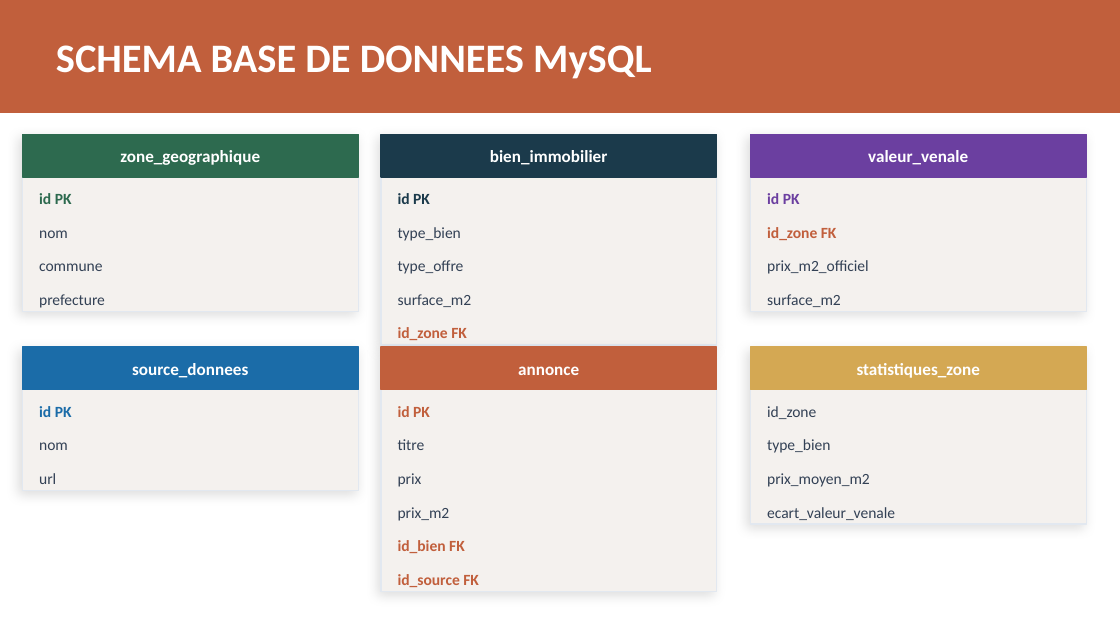
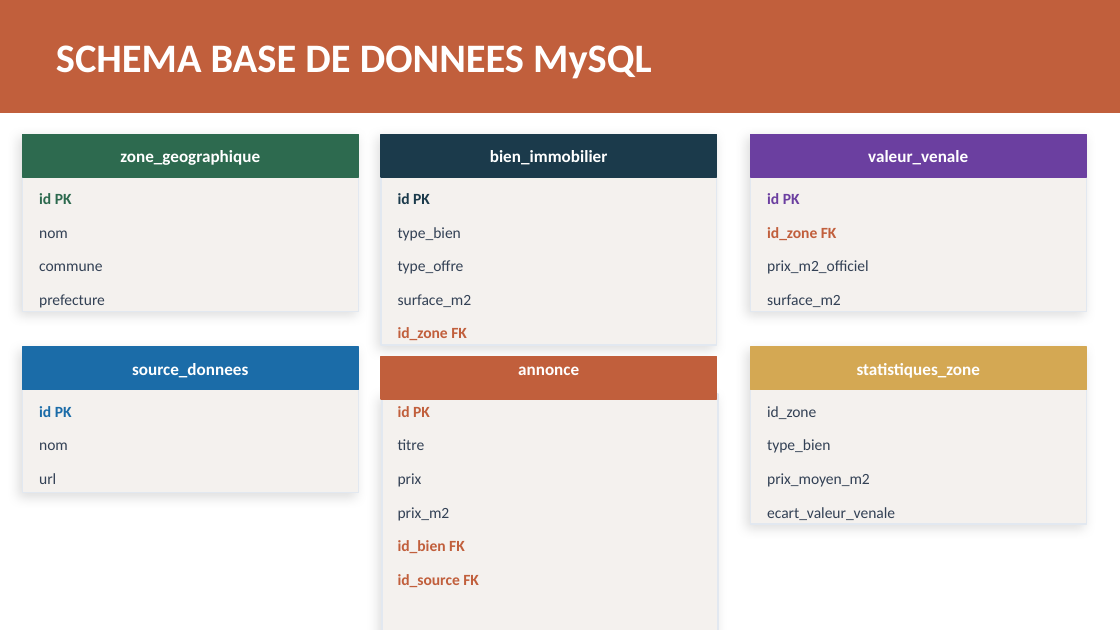
Before and after one commit to yannick-maya/V2_Projet_ID_Immobilier-pipeline, a slide deck: slide 8 of Documents/id_immobilier_presentation.pptx (slide 9 before the commit). Drawn at 1120x630 pixels with LibreOffice and Linux fonts; fonts in the diff are those of the drawing. Boxes give left, top, right and bottom in pixels: in the first picture for what was removed or moved away, otherwise in the second. Text is boxed around its words. In the diff, an @@ line names an element or a change of style, - is before the commit and + after.

```diff
--- a/Documents/id_immobilier_presentation.pptx
+++ b/Documents/id_immobilier_presentation.pptx
@@ rectangle: place and size @@
-rectangle at bbox=[381, 347, 717, 390]
+rectangle at bbox=[381, 356, 717, 399]
@@ rectangle: place and size @@
-rectangle at bbox=[381, 347, 717, 591]
+rectangle at bbox=[382, 394, 718, 630]
```
Also in this commit, not shown: 7 other slides changed, 3 slides added, 1 slide removed, 16 other files.
